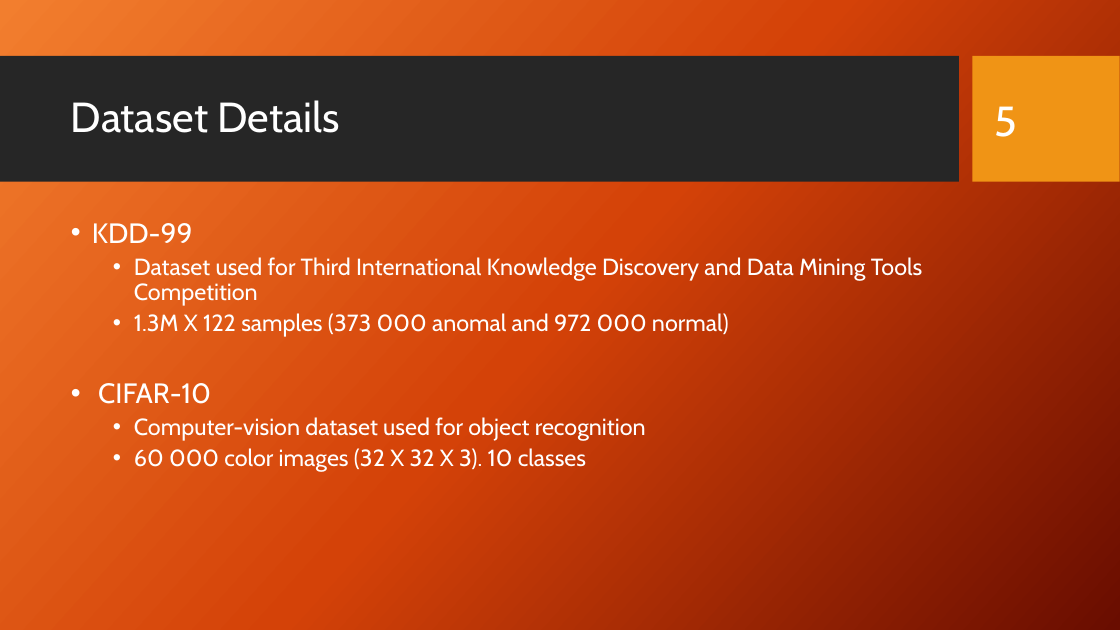
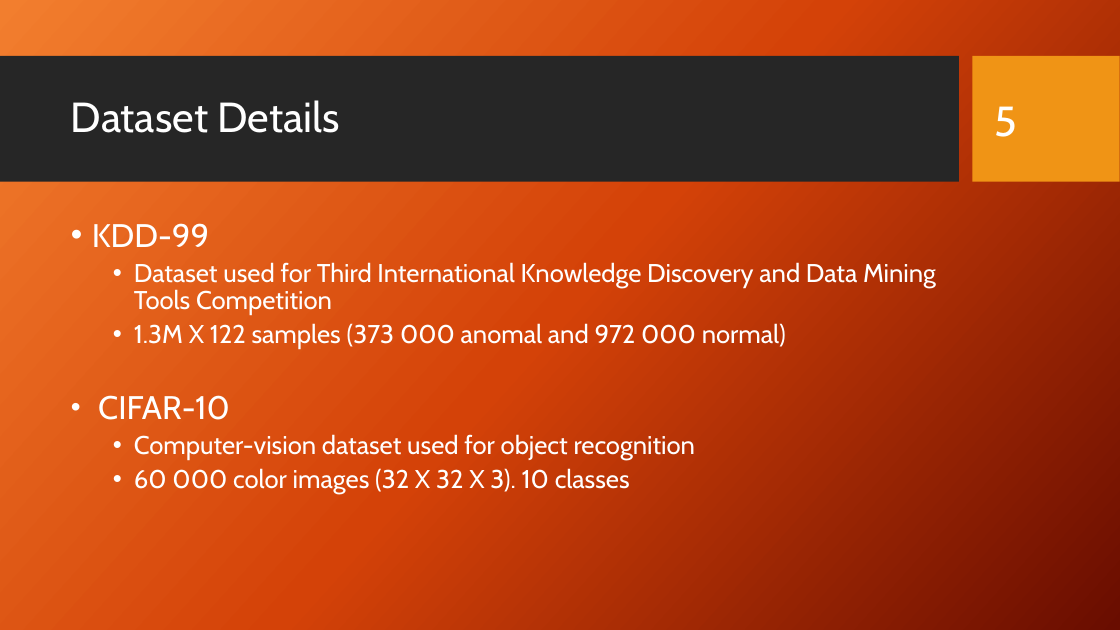
Before and after one commit to Gci04/AnomalyDetectionAMLProject, a slide deck: slide 5 of AD_presentation.pptx. Drawn at 1120x630 pixels with LibreOffice and Linux fonts; fonts in the diff are those of the drawing; background and template pictures are left out. Boxes give left, top, right and bottom in pixels: in the first picture for what was removed or moved away, otherwise in the second. Text is boxed around its words. In the diff, an @@ line names an element or a change of style, - is before the commit and + after.

```diff
--- a/AD_presentation.pptx
+++ b/AD_presentation.pptx
@@ text "KDD-99" at box(92, 223, 936, 494): size 24 to 28 pt in "KDD-99", "CIFAR-10"; size 20 to 22 pt @@
```
Also in this commit, not shown: 5 other slides changed, 2 slides added, 1 slide removed, 1 other file.
